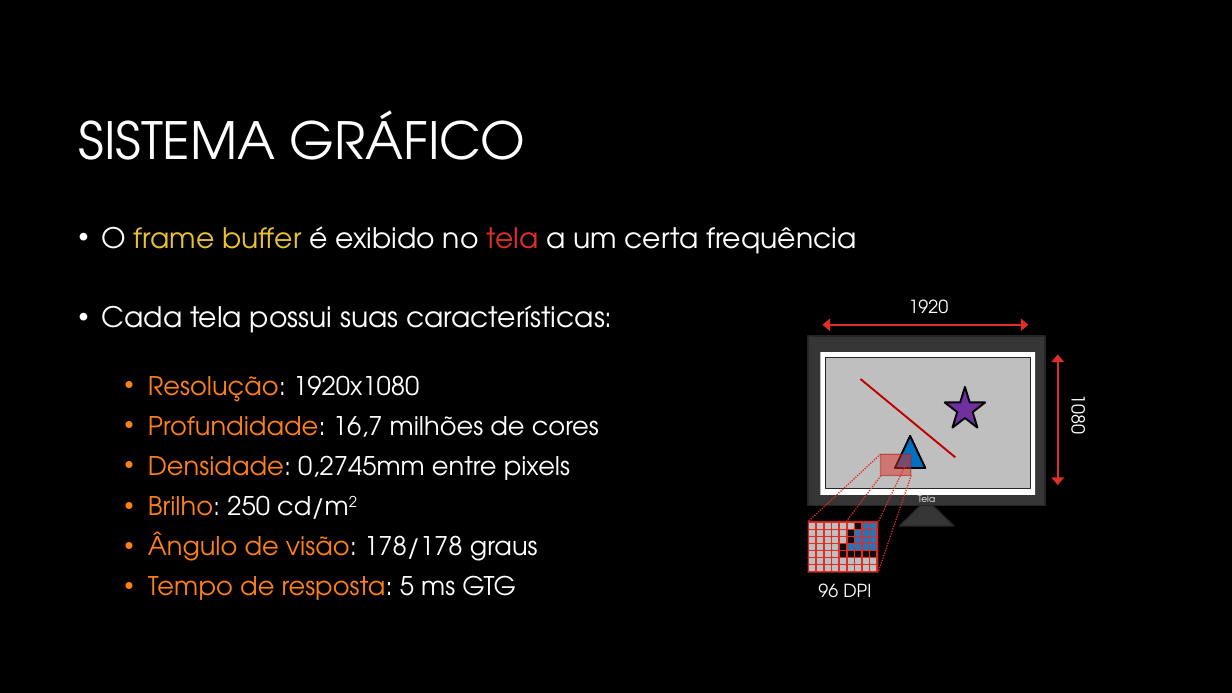
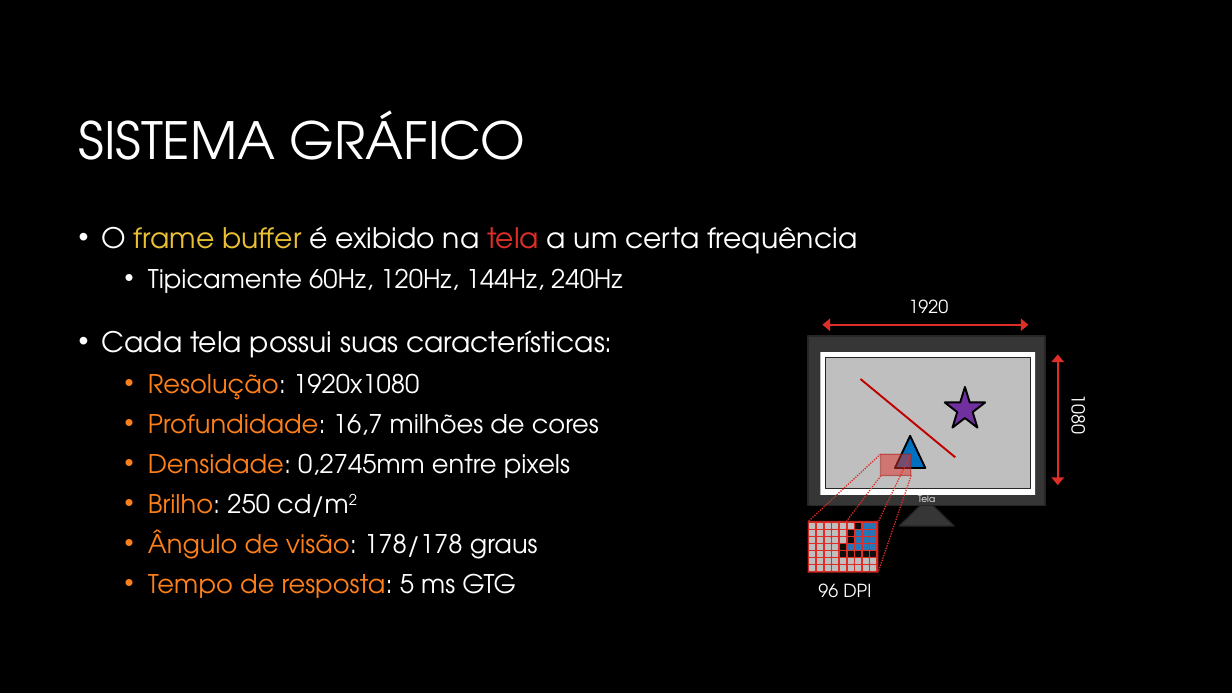
Before and after one commit to JudsonSS/CG, a slide deck: slide 12 of Slides/01. Conceitos Básicos.pptx (slide 11 before the commit). Drawn at 1232x693 pixels with LibreOffice and Linux fonts; fonts in the diff are those of the drawing; background and template pictures are left out. Boxes give left, top, right and bottom in pixels: in the first picture for what was removed or moved away, otherwise in the second. Text is boxed around its words. In the diff, an @@ line names an element or a change of style, - is before the commit and + after.

```diff
--- a/Slides/01. Conceitos Básicos.pptx
+++ b/Slides/01. Conceitos Básicos.pptx
@@ text at [102, 226, 857, 293]: text changed @@
-• O frame buffer é exibido no tela a um certa frequência
+• O frame buffer é exibido na tela a um certa frequência
+  • Tipicamente 60Hz, 120Hz, 144Hz, 240Hz
```
Also in this commit, not shown: 15 other slides changed, 3 slides added, 9 other files.
